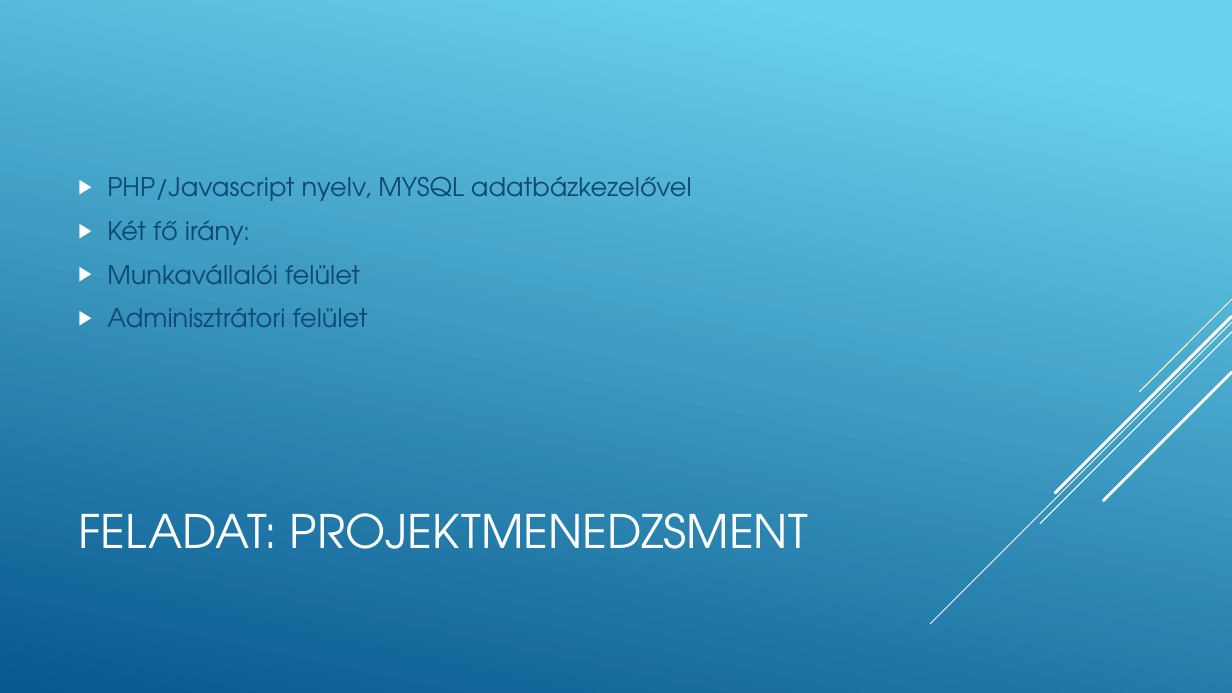
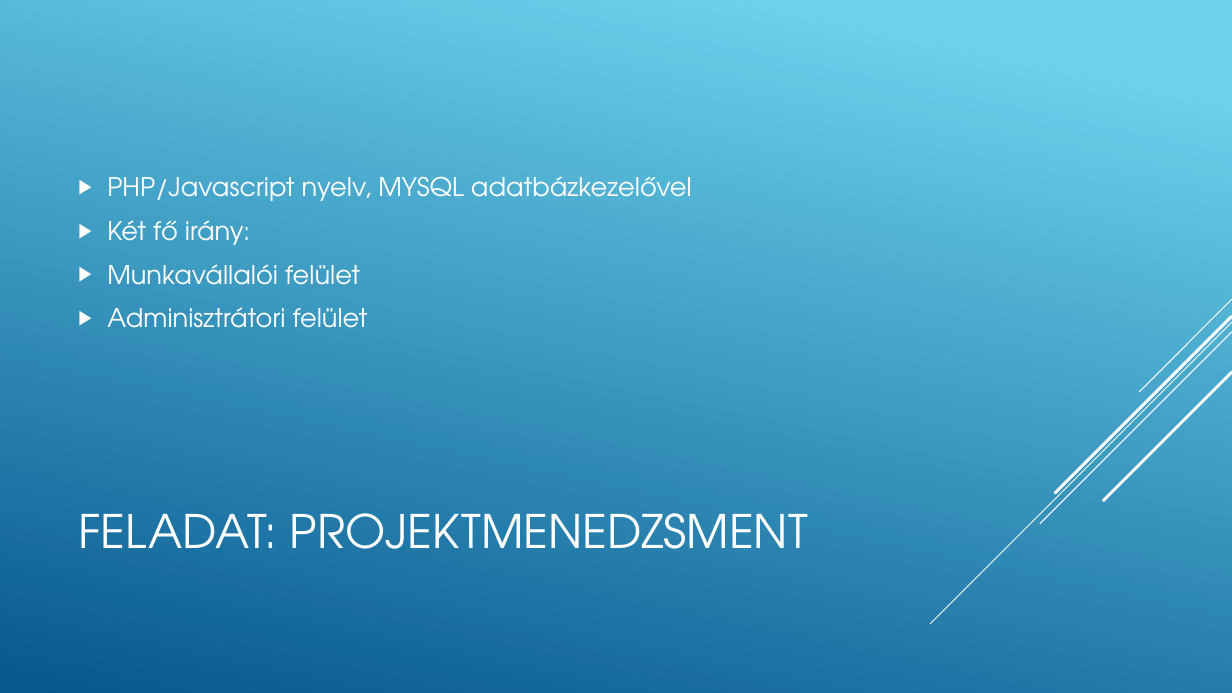
Before and after one commit to GroszFerenc/projektfeladat, a slide deck: slide 5 of grosz_ferenc_prezentacio.pptx (slide 3 before the commit). Drawn at 1232x693 pixels with LibreOffice and Linux fonts; fonts in the diff are those of the drawing. Boxes give left, top, right and bottom in pixels: in the first picture for what was removed or moved away, otherwise in the second. Text is boxed around its words. In the diff, an @@ line names an element or a change of style, - is before the commit and + after.

```diff
--- a/grosz_ferenc_prezentacio.pptx
+++ b/grosz_ferenc_prezentacio.pptx
@@ text "PHP/Javascript nyelv, MYSQL adatbázkezelővel" at (107, 176, 692, 328): text colour #0F496F to #FFFFFF @@
```
Also in this commit, not shown: 7 other slides changed, 12 slides added, 1 other file.
